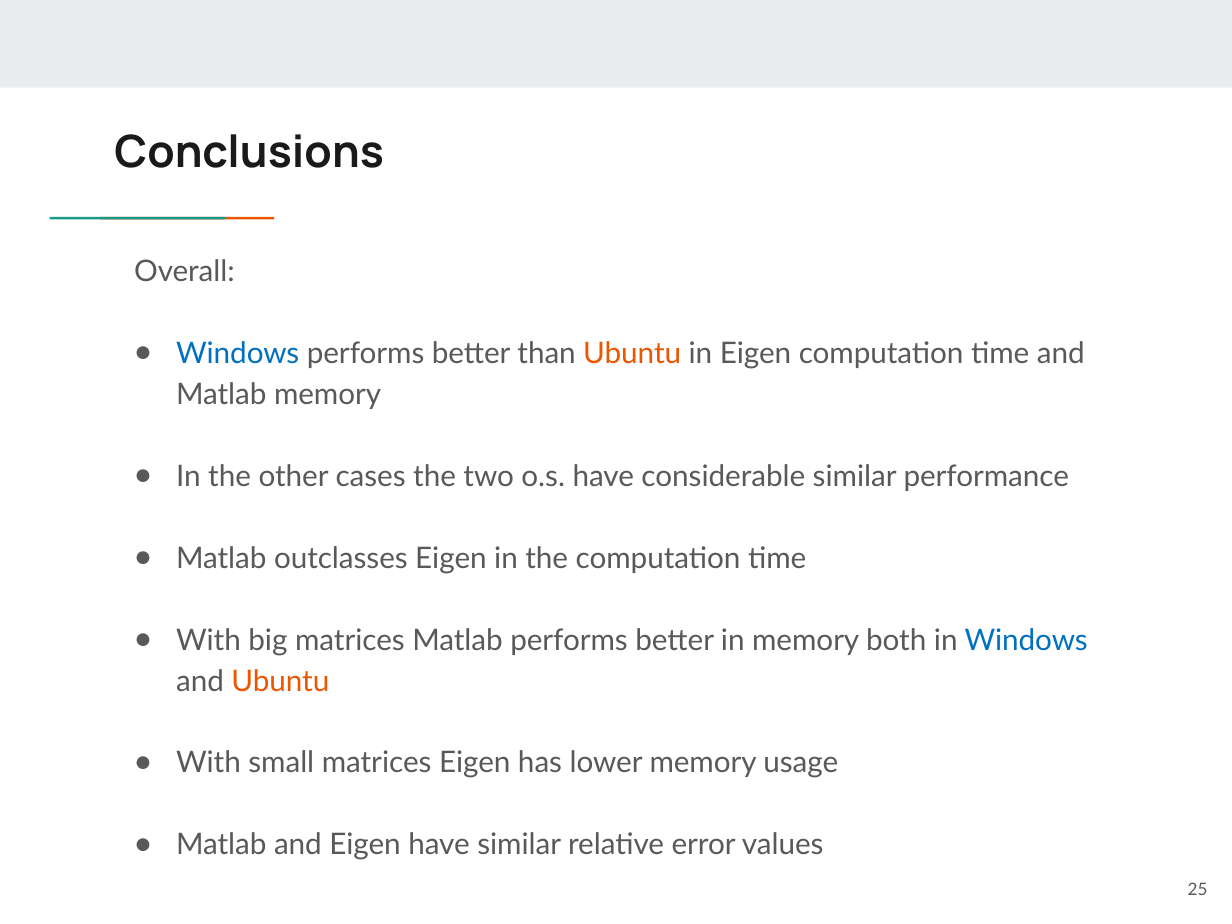
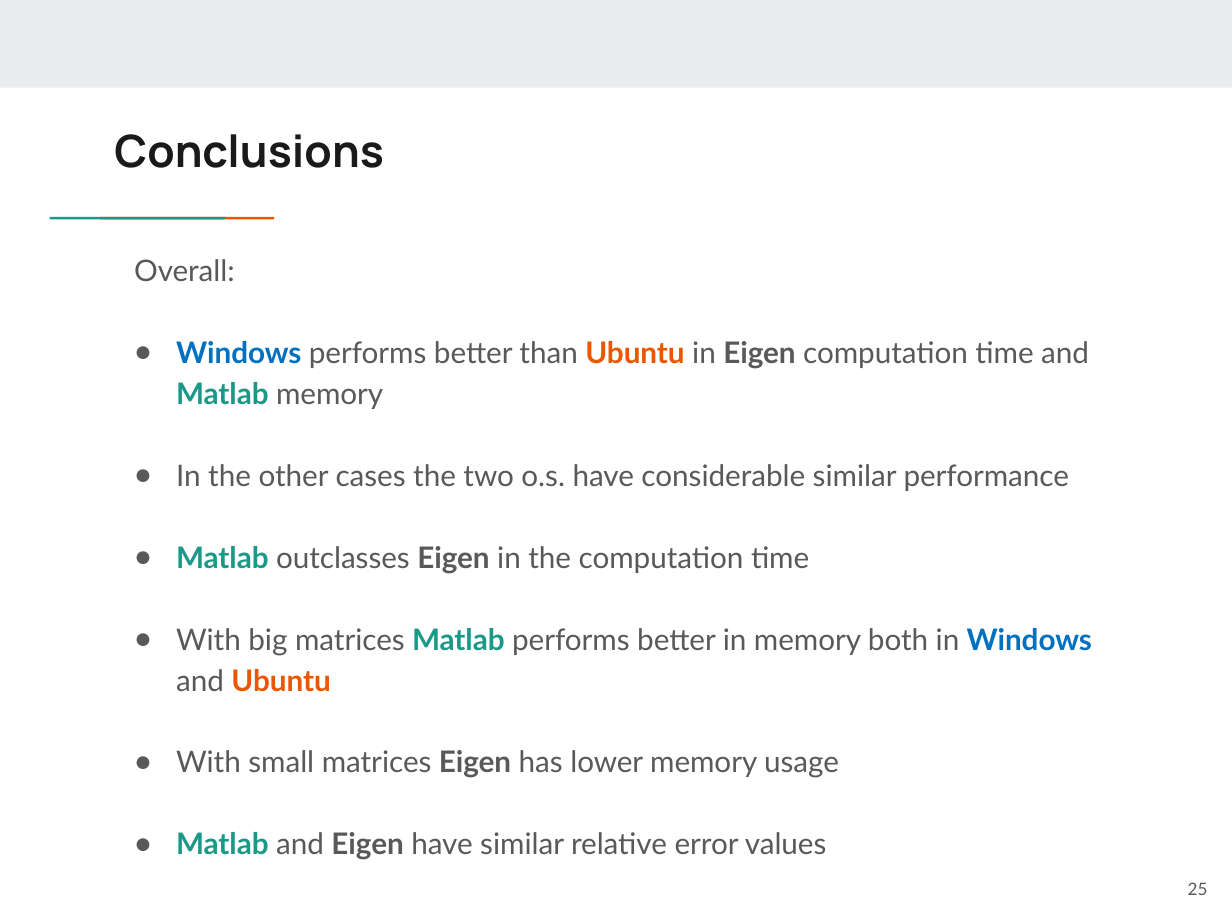
Before and after one commit to CarloRadice/MCSLinearSystemSolver, a slide deck: slide 25 of Carlo_Radice_807159_MCSLinearSystemSolver.pptx. Drawn at 1232x924 pixels with LibreOffice and Linux fonts; fonts in the diff are those of the drawing. Boxes give left, top, right and bottom in pixels: in the first picture for what was removed or moved away, otherwise in the second. Text is boxed around its words. In the diff, an @@ line names an element or a change of style, - is before the commit and + after.

```diff
--- a/Carlo_Radice_807159_MCSLinearSystemSolver.pptx
+++ b/Carlo_Radice_807159_MCSLinearSystemSolver.pptx
@@ text at box(176, 341, 1092, 860): text colour #595959 to #1A9988 in "Matlab", "Matlab", "Matlab", "Matlab"; bold on in "Windows Ubuntu Eigen Matlab", "Matlab Eigen", "Matlab Windows Ubuntu", "Eigen" and 1 more places @@
```
Also in this commit, not shown: 2 other slides changed.
